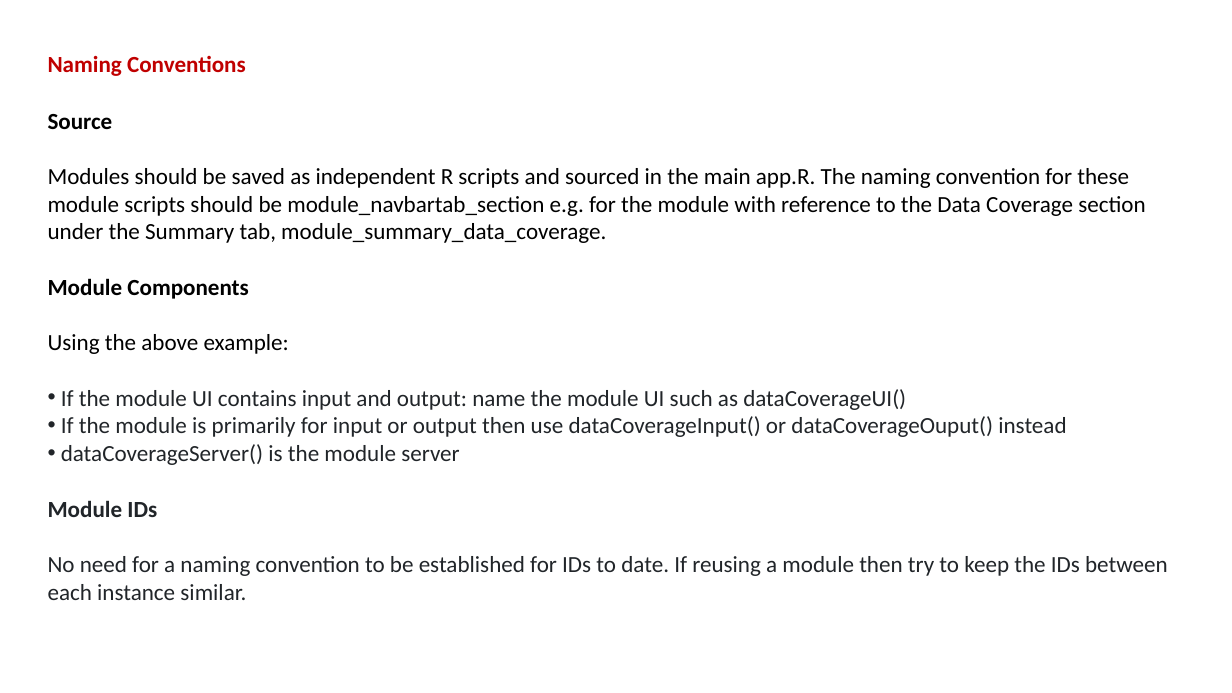
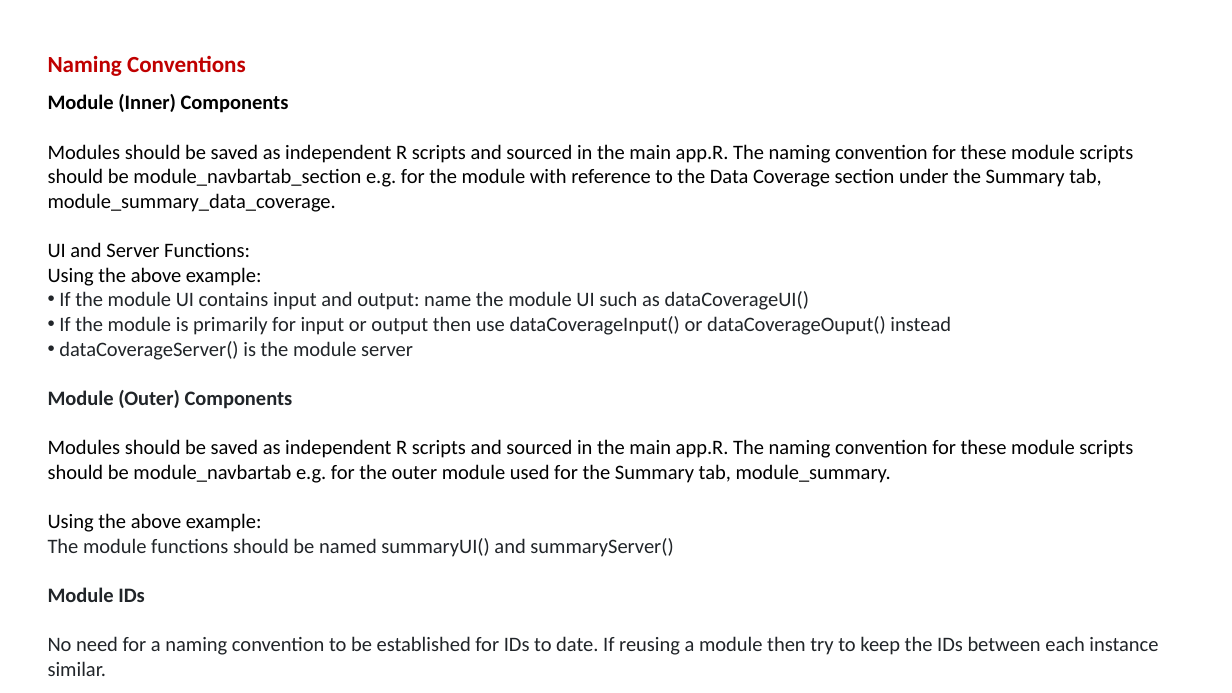
Before and after one commit to BHFDSC/cvd-covid-tre-dashboard, a slide deck: slide 6 of BHF_Dashboards/BHF_DSC_TRE_External_Dashboard/Dev/Modules Example.pptx (slide 4 before the commit). Drawn at 1232x693 pixels with LibreOffice and Linux fonts; fonts in the diff are those of the drawing. Boxes give left, top, right and bottom in pixels: in the first picture for what was removed or moved away, otherwise in the second. Text is boxed around its words. In the diff, an @@ line names an element or a change of style, - is before the commit and + after.

Commit message:
reformated whole app - modularised summary

```diff
--- a/BHF_Dashboards/BHF_DSC_TRE_External_Dashboard/Dev/Modules Example.pptx
+++ b/BHF_Dashboards/BHF_DSC_TRE_External_Dashboard/Dev/Modules Example.pptx
@@ text "Module (Inner) Components": place and size @@
-text "Module (Inner) Components" at [48, 114, 1168, 600]
+text "Module (Inner) Components" at [48, 94, 1158, 676]
@@ text at [48, 94, 289, 113]: text changed; size 18 to 16 pt @@
-Source
+Module (Inner) Components
@@ text at [48, 144, 1158, 676]: size 18 to 16 pt in "Modules should be saved as independent R ...", "Using the above example:", "If the module UI contains input and ...", "If the module is primarily for input ..." and 3 more places @@
@@ text at [48, 242, 250, 257]: text changed; size 18 to 16 pt; bold off @@
-Module Components
+UI and Server Functions:
@@ text at [48, 390, 1133, 557]: paragraphs added @@
+Module (Outer) Components
+Modules should be saved as independent R scripts and sourced in the main app.R. The naming convention for these module scripts should be module_navbartab e.g. for the outer module used for the Summary tab, module_summary.
+Using the above example:
+The module functions should be named summaryUI() and summaryServer()
```
Also in this commit, not shown: 4 other slides changed, 1 slide added, 49 other files.
